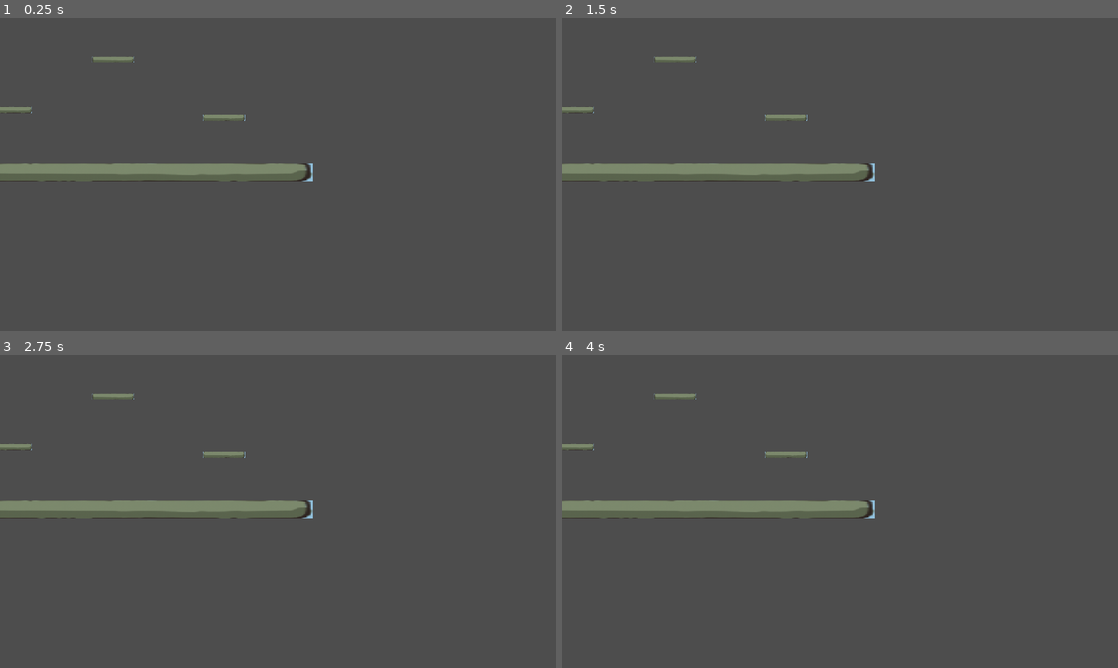
Above: before the commit, frames 1-4 (two rows, left to right).
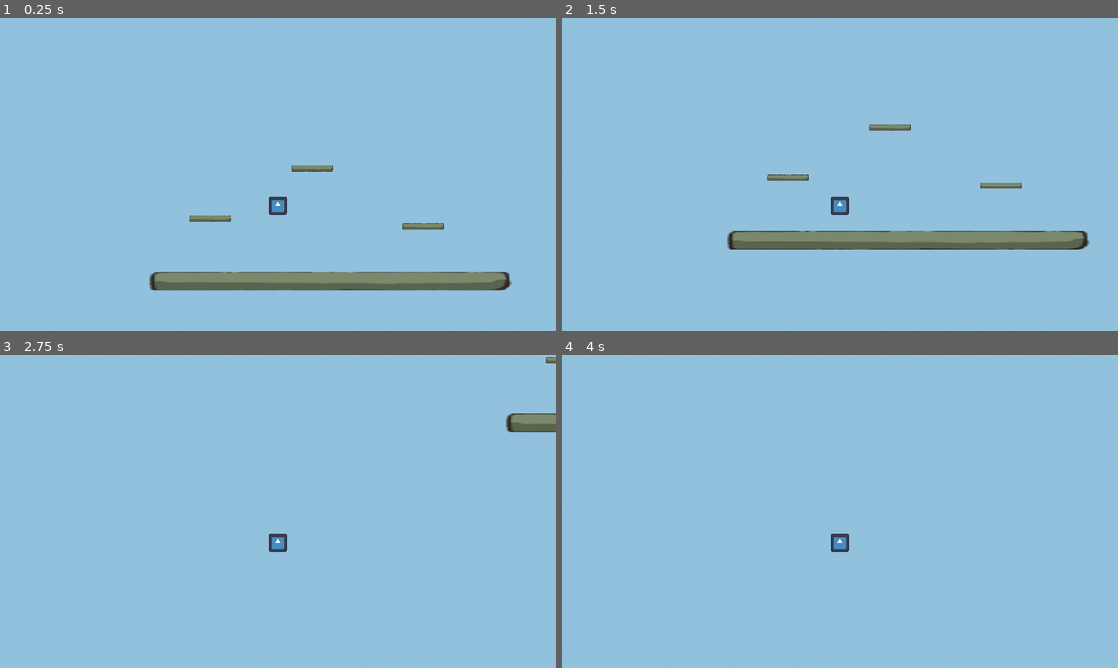
Above: after the commit, the same moments.

Repository: speedacm/Game-Dev-Catformer
Game: Godot game, scene res://Scenes/main.tscn
Two runs of this game, one before a commit and one after it. Both use one fixed random seed, a clock stepped at 60 frames per second and the inputs below. The engine's default icon, where the game draws it, is replaced by a stand-in: a white triangle on a blue panel in a dark square.
Inputs (mouse positions are in pixels of both pictures, inside the frame that each line leads up to):
- Up to frame 1 (0.25 s): no input
- Up to frame 2 (1.5 s): move the mouse to (962, 158) at 0.52 s; press the mouse at (962, 158) at 0.53 s; hold Right (ui_right) 0.53-1.25 s; release the mouse at (962, 158) at 1.25 s; drag from (728, 190) to (812, 237) at 1.27 s
- Up to frame 3 (2.75 s): move the mouse to (333, 442) at 2.02 s; press the mouse at (333, 442) at 2.03 s; hold Left (ui_left) from 2.03 s (still down)
- Up to frame 4 (4 s): release Left (ui_left) at 2.75 s; release the mouse at (895, 442) at 2.75 s; drag from (812, 574) to (673, 464) at 2.77 s; tap Enter at 3.5 s; move the mouse to (1006, 558) at 3.52 s; press the mouse at (1006, 558) at 3.53 s; hold Right (ui_right) from 3.53 s (still down)

The runs differ from the first frame. In frame 1, 98% of the frame differs, in the area x 0-100%, y 0-100%; in frame 2, 98%; in frame 3, 100%; in frame 4, 100%.
Error before the commit: Attempt to call function 'is_on_floor' in base 'null instance' on a null instance. (res://Scripts/Trajectory.gd:38)

Commit message:
Revert "Merge branch 'master' into dw-add-static-bodies"
This reverts commit 895f9cb18c5c9fd32ae6a072ebf6146b4047a724, reversing
changes made to d5ce47e72ca5fa2befb6a1ae985dba9e519cb8e1.

Diff:
--- a/Scenes/kineplayer.tscn
+++ b/Scenes/kineplayer.tscn
@@ -1,11 +1,8 @@
-[gd_scene load_steps=6 format=3 uid="uid://bdhgxihnvqm3e"]
+[gd_scene load_steps=5 format=3 uid="uid://bdhgxihnvqm3e"]
 
-
-[ext_resource type="Texture2D" uid="uid://cffi6en1mvi2s" path="res://icon.svg" id="1_gbblk"]
+[ext_resource type="Texture2D" uid="uid://b0tpgupkeynsg" path="res://icon.svg" id="1_gbblk"]
 [ext_resource type="Script" path="res://Scripts/kineplayer.gd" id="1_n43a3"]
-[ext_resource type="Texture2D" uid="uid://tw2hc4pgiia3" path="res://Asset_Pack/Background_0.png" id="3_nc2sn"]
-[ext_resource type="Script" path="res://Scripts/dragcam.gd" id="3_wgh80"]
-
+[ext_resource type="Texture2D" uid="uid://cl7d24q33omlt" path="res://Asset_Pack/statics/Screenshot 2023-10-04 at 6.39.47 PM.png" id="3_1eeqk"]
 
 [sub_resource type="RectangleShape2D" id="RectangleShape2D_4xgcb"]
 size = Vector2(127, 129)
@@ -25,9 +22,7 @@
 
 [node name="Camera2D" type="Camera2D" parent="."]
 z_index = -1
-position_smoothing_enabled = true
 drag_vertical_offset = -1.0
-script = ExtResource("3_wgh80")
 
 [node name="Sprite2D2" type="Sprite2D" parent="Camera2D"]
 z_index = -3
--- a/Scripts/dragcam.gd
+++ /dev/null
@@ -1,46 +0,0 @@
-extends Camera2D
-
-@onready var player := get_parent()
-var drag = false
-var mousestart
-var current
-var dif
-@export var maxheight = 400
-var minheight = 0
-var mode = 0 # Which camera mode is activated
-var resetting = false
-@onready var playerstart = player.position
-# Called when the node enters the scene tree for the first time.
-func _ready():
-	pass # Replace with function body.
-
-
-# Called every frame. 'delta' is the elapsed time since the previous frame.
-func _process(delta):
-	if (Input.is_action_pressed("Click")):
-		drag = true
-	elif (Input.is_action_just_released("Click")):
-		drag = false
-	if (position.y <= 0 && !drag):
-		position.y += 20
-	global_position.x = playerstart.x
-	pass
-
-#func update_cam(delta):
-	#drag = true
-	#position.y -= 200
-	#pass
-
-func _input(event: InputEvent) -> void:
-
-	if (event is InputEventMouse):
-		if (event.is_pressed() && event.button_index == MOUSE_BUTTON_LEFT):
-			mousestart = event.position
-			current = position
-	if (event is InputEventMouseMotion && drag):
-
-		dif = event.position - mousestart
-		if (dif.y > minheight):
-			position = current - zoom * dif
-		if (dif.y > maxheight): position.y = -maxheight
-		global_position.x = playerstart.x
